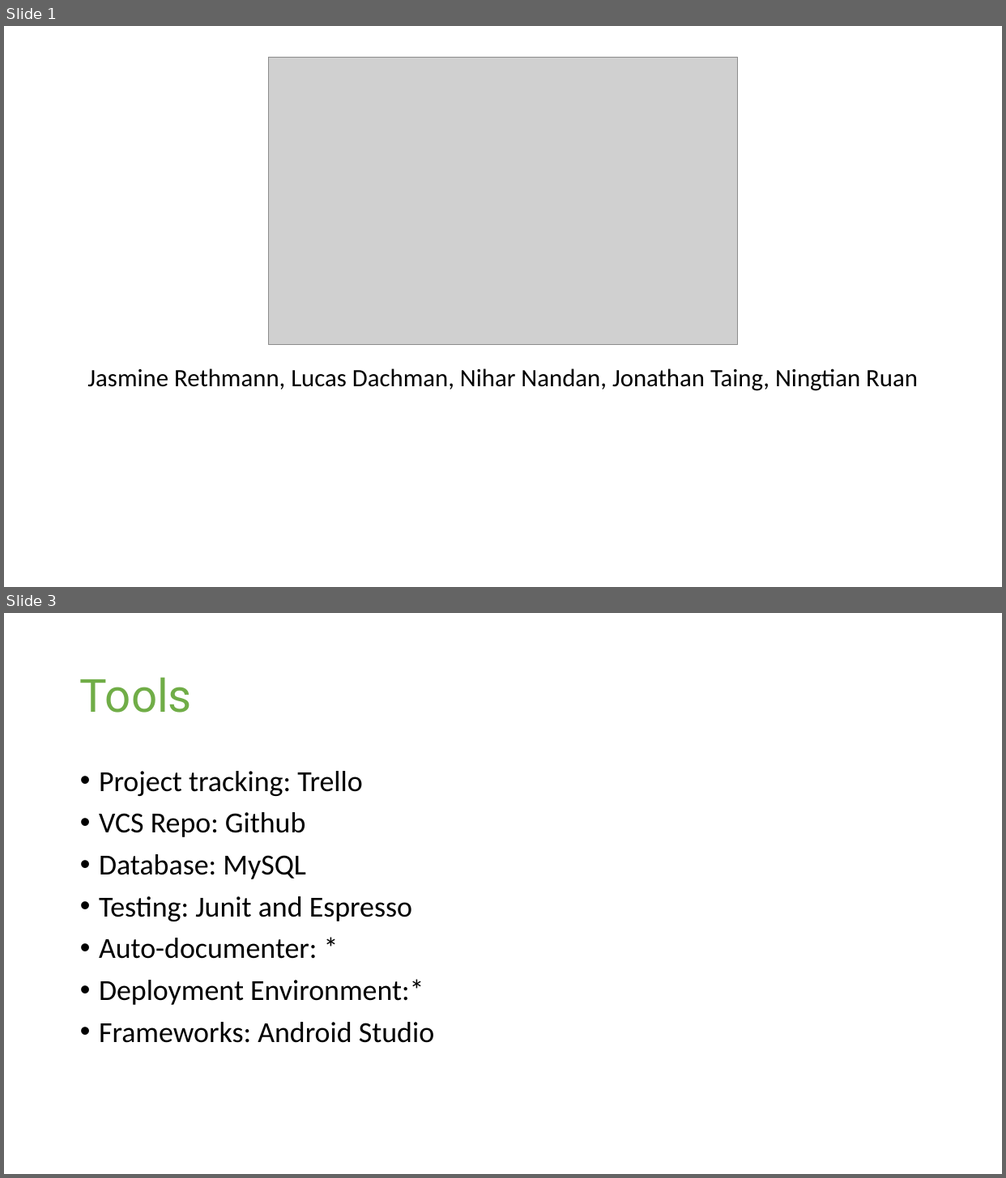
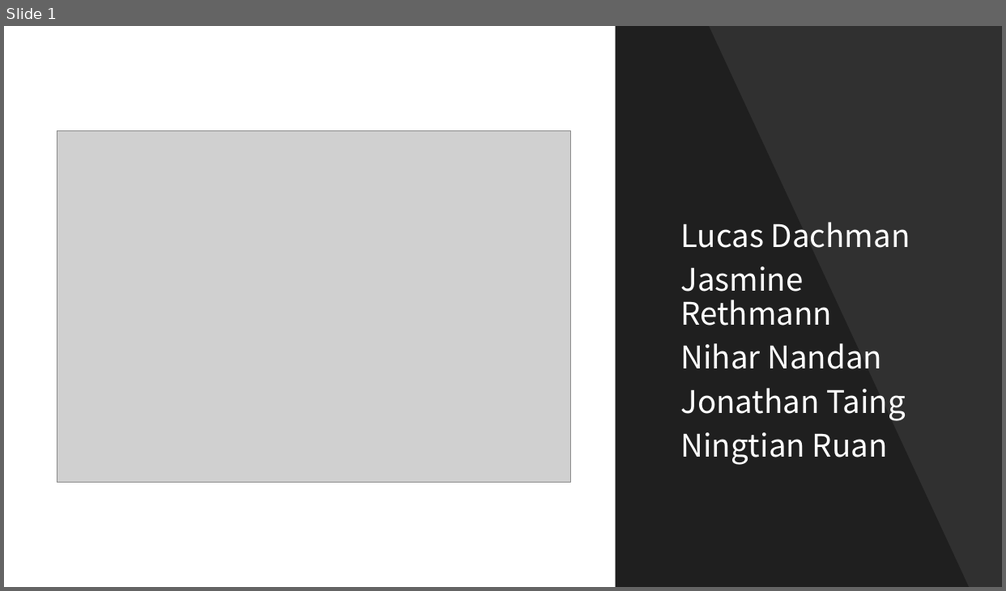
Before and after one commit to Computer-Girl/3308Project, a slide deck: ProjectPresentation.pptx. Shown one above the other, each under a label of ours: slides 1 and 3 before the commit, slide 1 after it; the slides between them are not shown. The pictures are 1006x1178 and 1006x591 pixels, drawn with LibreOffice and Linux fonts; fonts in the diff are those of the drawing; grey boxes stand for pictures. Boxes give left, top, right and bottom in pixels: in the first picture for what was removed or moved away, otherwise in the second. Text is boxed around its words. In the diff, an @@ line names an element or a change of style, - is before the commit and + after.

Commit message:
Almost finished project presentation

```diff
--- a/ProjectPresentation.pptx
+++ b/ProjectPresentation.pptx
@@ slide 3 removed at [4, 613, 1002, 1174], background #FFFFFF @@
@@ title removed at [80, 677, 192, 713] @@
-Tools
@@ text removed at [99, 771, 434, 1043] @@
-• Project tracking: Trello
-• VCS Repo: Github
-• Database: MySQL
-• Testing: Junit and Espresso
-• Auto-documenter: *
-• Deployment Environment:*
-• Frameworks: Android Studio
@@ slide 1 changed as well @@
@@ rectangle added at [616, 26, 1002, 587], fill #000000 at 81% opacity @@
@@ freeform shape added at [616, 26, 969, 587], fill #000000 at 35% opacity @@
@@ picture: place and size @@
-picture at [268, 58, 738, 345]
+picture at [57, 130, 570, 483]
@@ subtitle at [680, 222, 910, 465]: text changed; size 24 to 30 pt; font Calibri to Noto Sans CJK KR; text colour #000000 to #FFFFFF @@
-Jasmine Rethmann, Lucas Dachman, Nihar Nandan, Jonathan Taing, Ningtian Ruan
+Lucas Dachman
+Jasmine Rethmann
+Nihar Nandan
+Jonathan Taing
+Ningtian Ruan
```
Also in this commit, not shown: 2 other slides changed, 13 slides added, 2 other slides removed.
